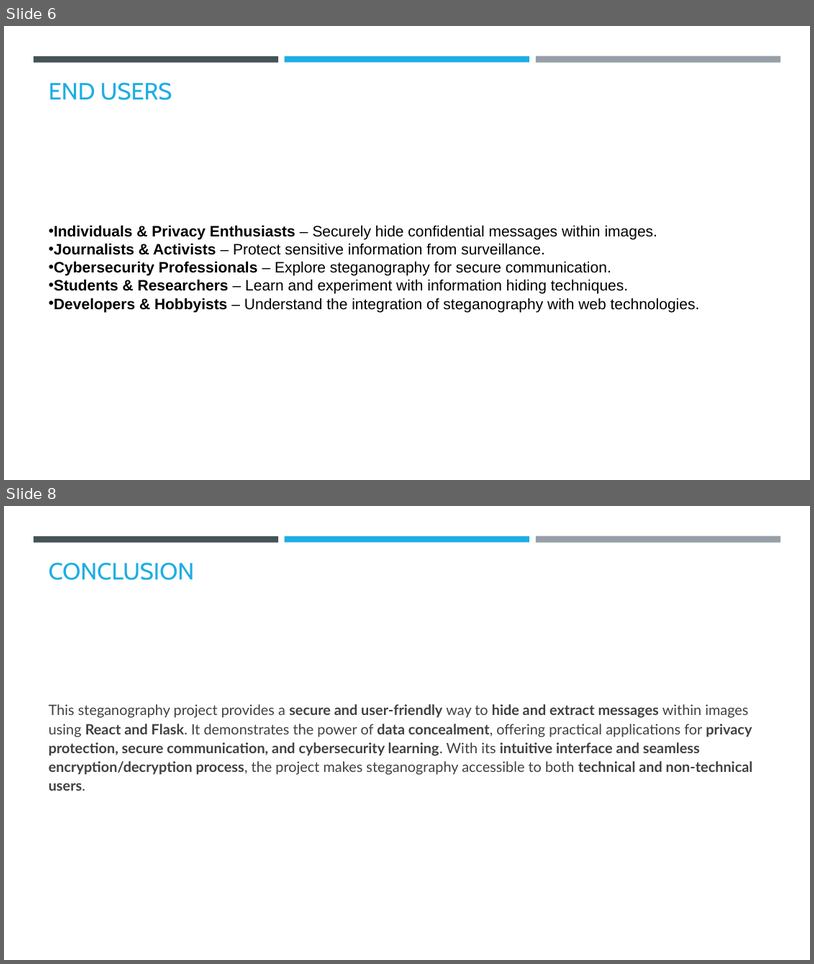
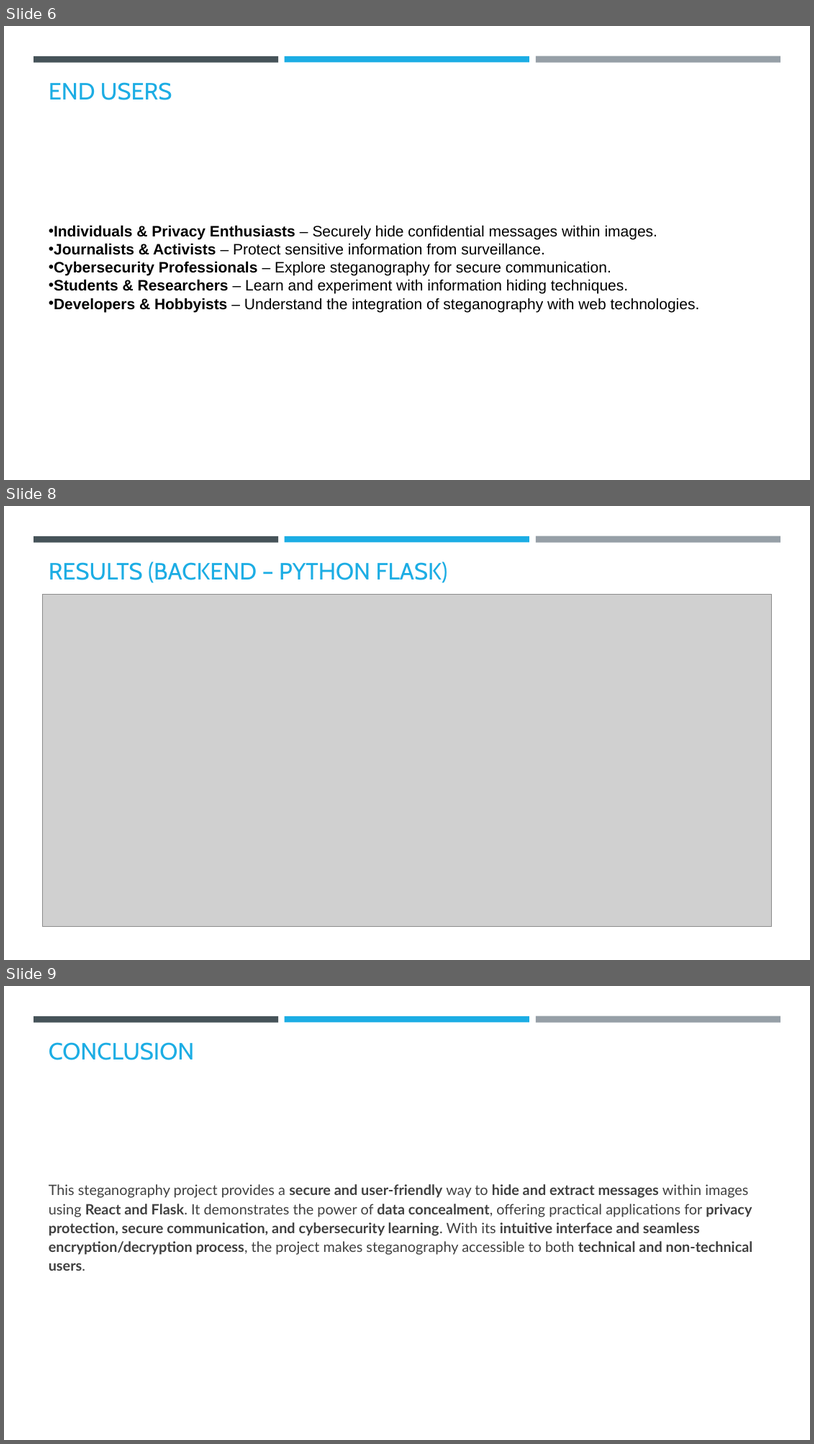
Before and after one commit to ankitgope/Invisible-Writing-React-Python, a slide deck: ANKIT GOPE_PRESENTATION.pptx. Shown one above the other, each under a label of ours: slides 6 and 8 before the commit, slides 6, 8 and 9 after it; the slides between them are not shown. The pictures are 814x964 and 814x1444 pixels, drawn with LibreOffice and Linux fonts; fonts in the diff are those of the drawing; grey boxes stand for pictures; background and template pictures are left out. Boxes give left, top, right and bottom in pixels: in the first picture for what was removed or moved away, otherwise in the second. Text is boxed around its words. In the diff, an @@ line names an element or a change of style, - is before the commit and + after.

```diff
--- a/ANKIT GOPE_PRESENTATION.pptx
+++ b/ANKIT GOPE_PRESENTATION.pptx
@@ slide 8 added at (4, 506, 810, 960), background #FFFFFF; not listed: 3 template elements that a slide beside it also shows @@
@@ title added at (49, 561, 448, 583), 28 pt, text #1CADE4 @@
+RESULTS (BACKEND – PYTHON FLASK)
@@ picture added at (43, 594, 772, 926) @@
@@ what was slide 8 is now slide 9 @@
```
Also in this commit, not shown: 1 slide changed.
